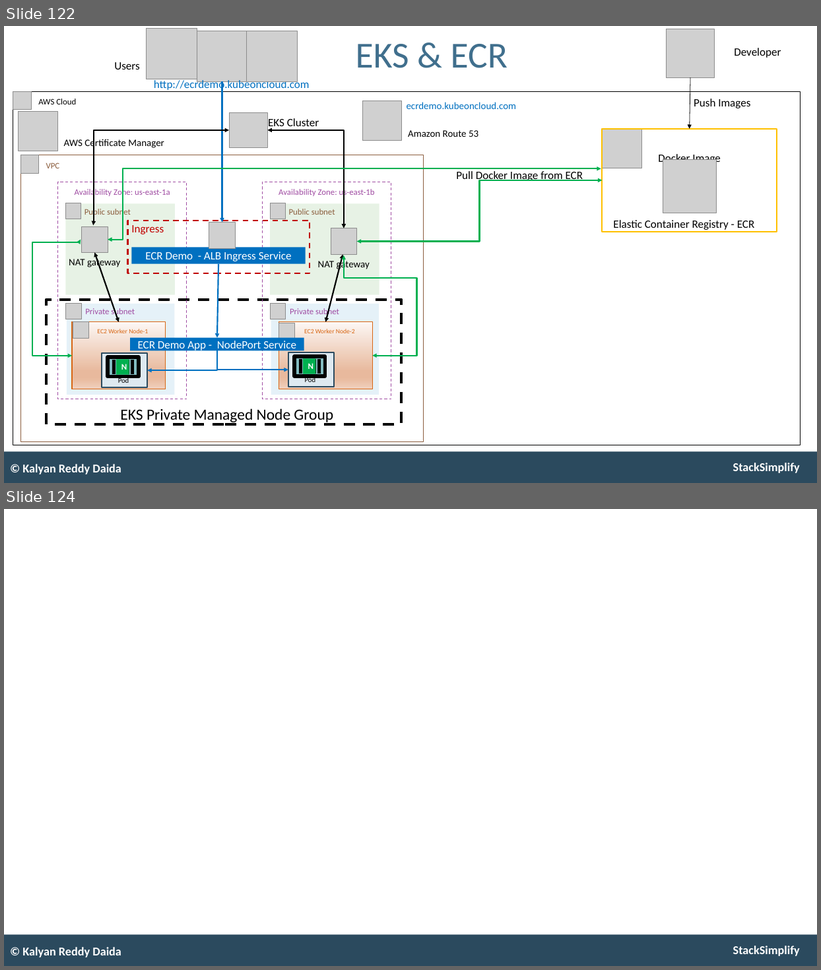
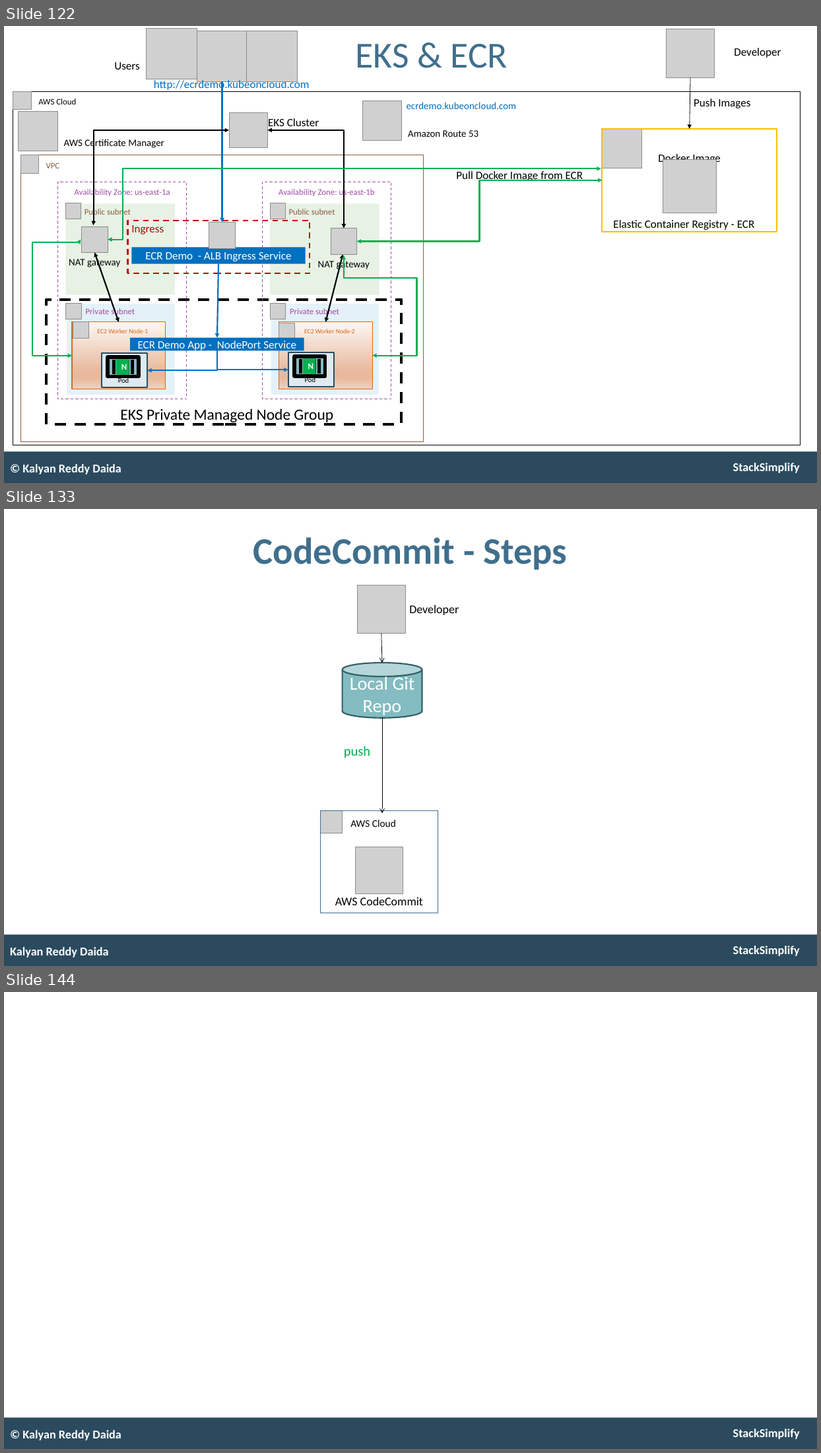
Before and after one commit to talvionyx/aws-eks-kubernetes-masterclass, a slide deck: presentation/AWS-Fargate-and-EKS-Masterclass.pptx. Shown one above the other, each under a label of ours: slides 122 and 124 before the commit, slides 122, 133 and 144 after it; the slides between them are not shown. The pictures are 821x970 and 821x1453 pixels, drawn with LibreOffice and Linux fonts; fonts in the diff are those of the drawing; grey boxes stand for pictures. Boxes give left, top, right and bottom in pixels: in the first picture for what was removed or moved away, otherwise in the second. Text is boxed around its words. In the diff, an @@ line names an element or a change of style, - is before the commit and + after.

```diff
--- a/presentation/AWS-Fargate-and-EKS-Masterclass.pptx
+++ b/presentation/AWS-Fargate-and-EKS-Masterclass.pptx
@@ slide 133 added at box(4, 509, 817, 966), background #FFFFFF; not listed: 2 template elements that a slide beside it also shows @@
@@ title added at box(253, 537, 567, 570), 53 pt, text #406F8D, bold @@
+CodeCommit - Steps
@@ picture added at box(357, 586, 405, 634) @@
@@ text added at box(409, 605, 459, 615), 16.8 pt, text #000000 @@
+Developer
@@ arrow added from (382, 634) to (382, 663), #000000 0.75 pt @@
@@ cylinder added at box(343, 663, 422, 718), fill #83BCC1, outline #326065 2 pt, 26.4 pt, text #FFFFFF @@
+Local Git Repo
@@ arrow added from (382, 718) to (382, 813), #000000 0.75 pt @@
@@ text added at box(344, 746, 370, 758), 19.2 pt, text #00B050 @@
+push
@@ picture added at box(320, 811, 342, 833) @@
@@ rectangle added at box(320, 811, 438, 913), outline #406F8D 1 pt, 14.4 pt, text #000000 @@
+AWS Cloud
@@ picture added at box(356, 847, 403, 894) @@
@@ text added at box(335, 897, 423, 906), 16.8 pt, text #000000 @@
+AWS CodeCommit
@@ text added at box(10, 947, 109, 958), 17 pt, text #FFFFFF, bold @@
+Kalyan Reddy Daida
@@ what was slide 124 is now slide 144 @@
```
Also in this commit, not shown: 1 slide changed, 19 other slides added, 1 other file.
